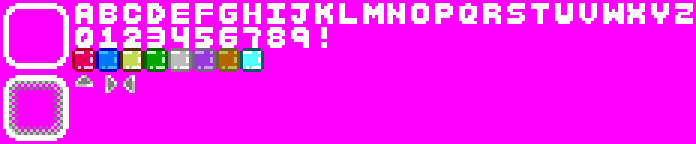
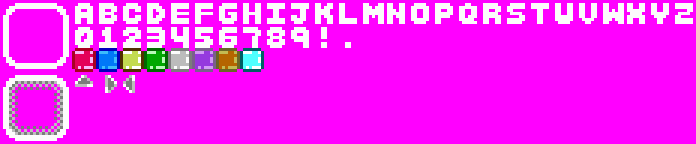
Layer changes from the first (696, 144) image to the second:
painted on "Layer" over left=345, top=42, right=351, bottom=48
